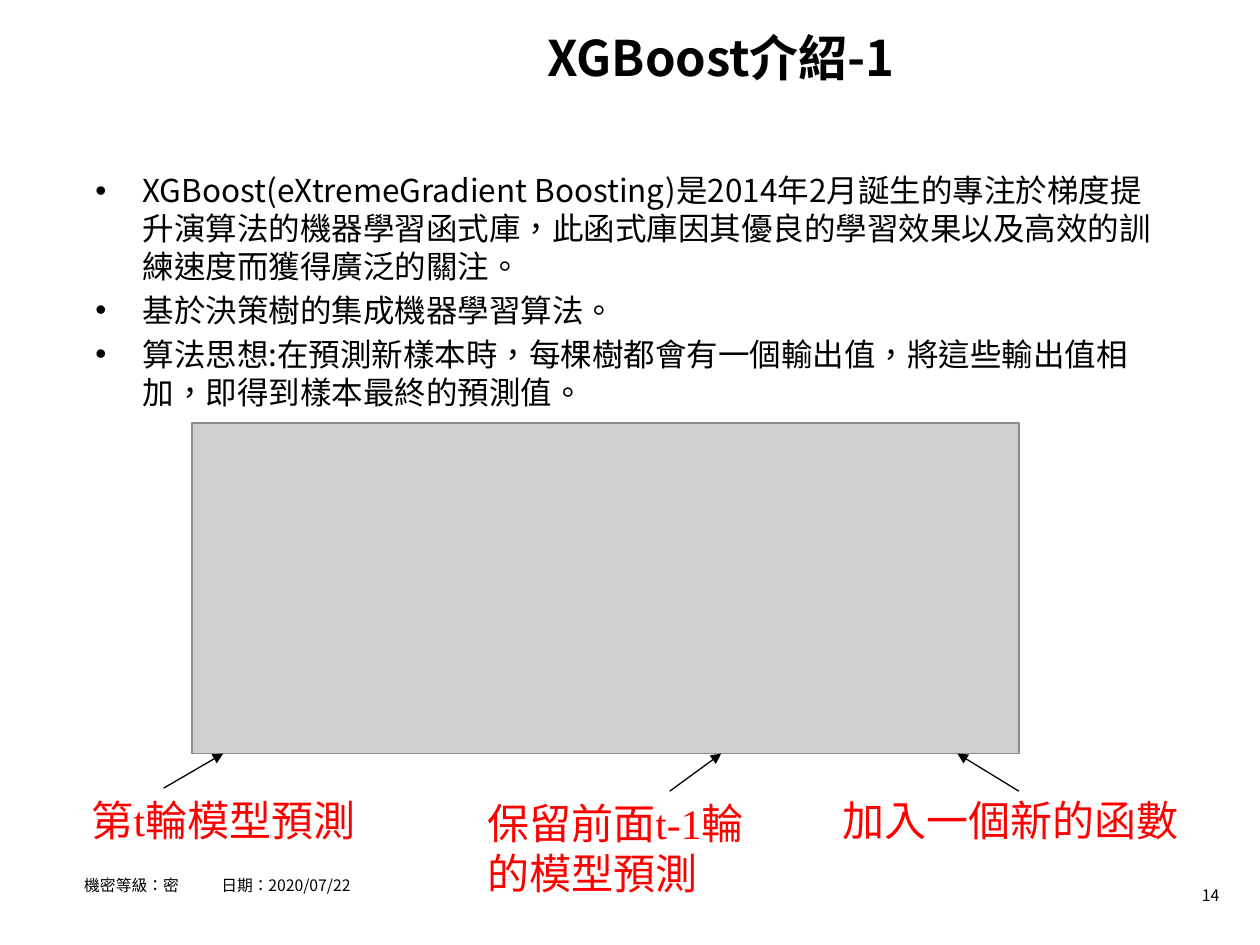
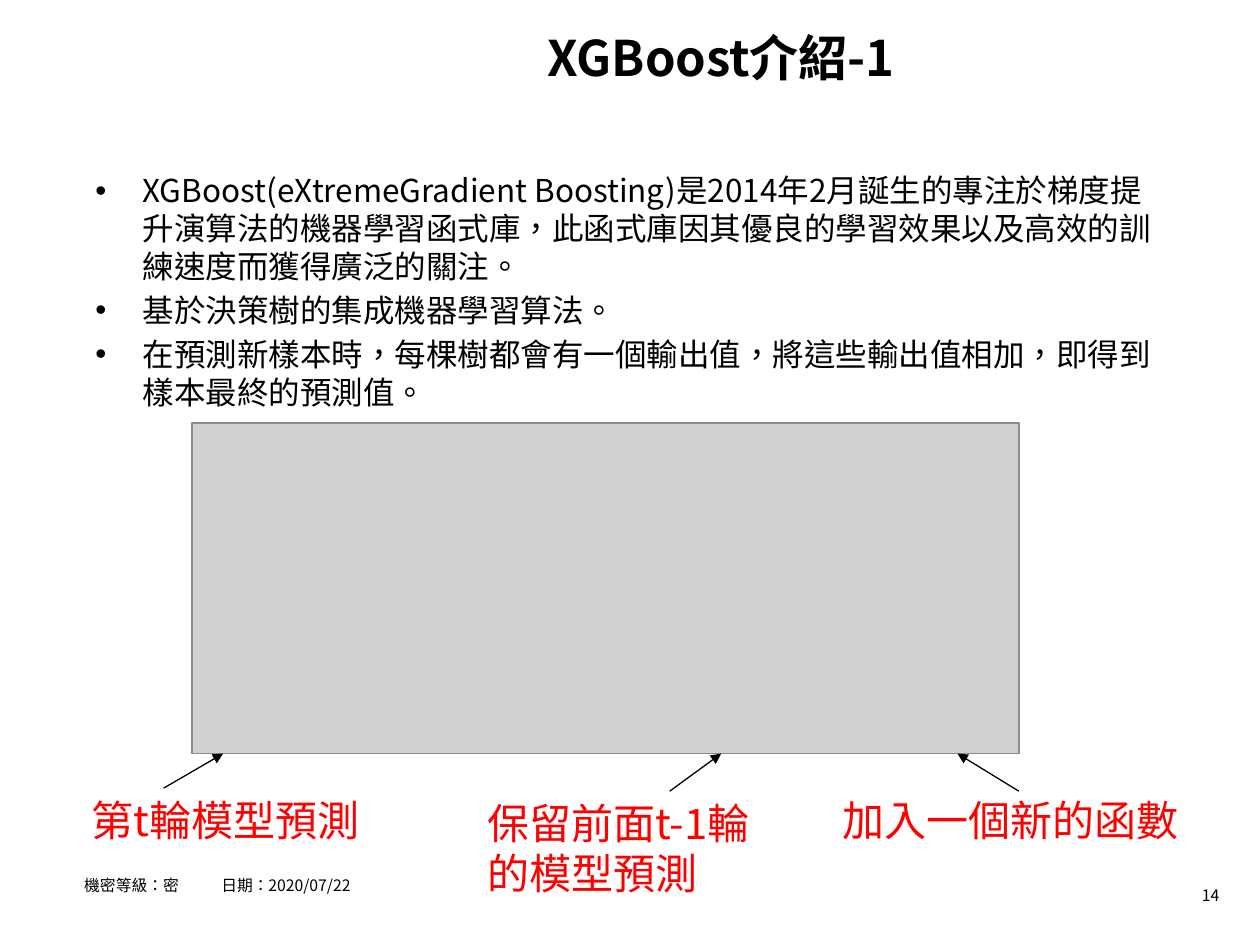
Before and after one commit to hrne/FINAL_REPORT, a slide deck: slide 14 of AI_Report/AI應用-不動產價格預測.pptx. Drawn at 1260x945 pixels with LibreOffice and Linux fonts; fonts in the diff are those of the drawing; grey boxes stand for pictures; background and template pictures are left out. Boxes give left, top, right and bottom in pixels: in the first picture for what was removed or moved away, otherwise in the second. Text is boxed around its words. In the diff, an @@ line names an element or a change of style, - is before the commit and + after.

```diff
--- a/AI_Report/AI應用-不動產價格預測.pptx
+++ b/AI_Report/AI應用-不動產價格預測.pptx
@@ text at (143,339,1151,407): text changed @@
-• 算法思想:在預測新樣本時，每棵樹都會有一個輸出值，將這些輸出值相加，即得到樣本最終的預測值。
+• 在預測新樣本時，每棵樹都會有一個輸出值，將這些輸出值相加，即得到樣本最終的預測值。
@@ text "第t輪模型預測" at (92,800,360,840): font Times New Roman to Noto Sans CJK SC @@
@@ text "保留前面t-1輪的模型預測" at (487,803,750,843): font Times New Roman to Noto Sans CJK SC @@
```
Also in this commit, not shown: 7 other slides changed, 2 other files.
